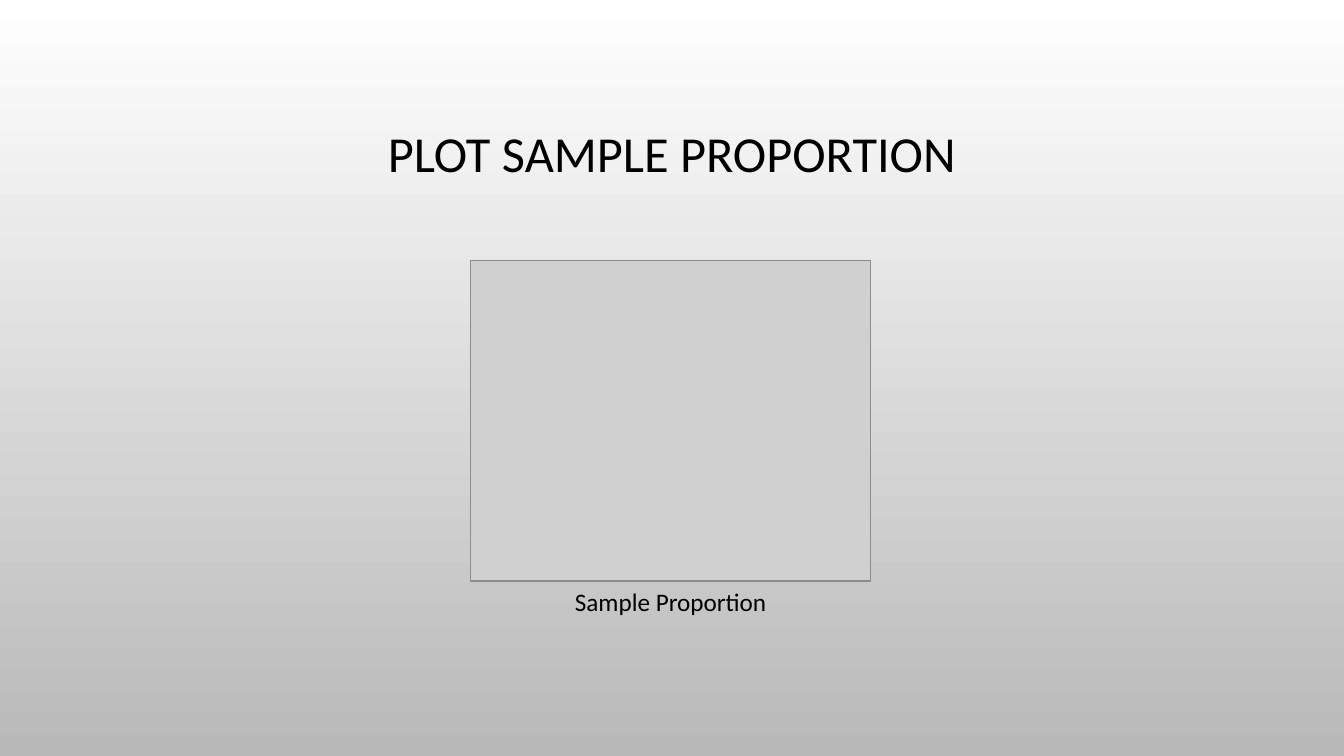
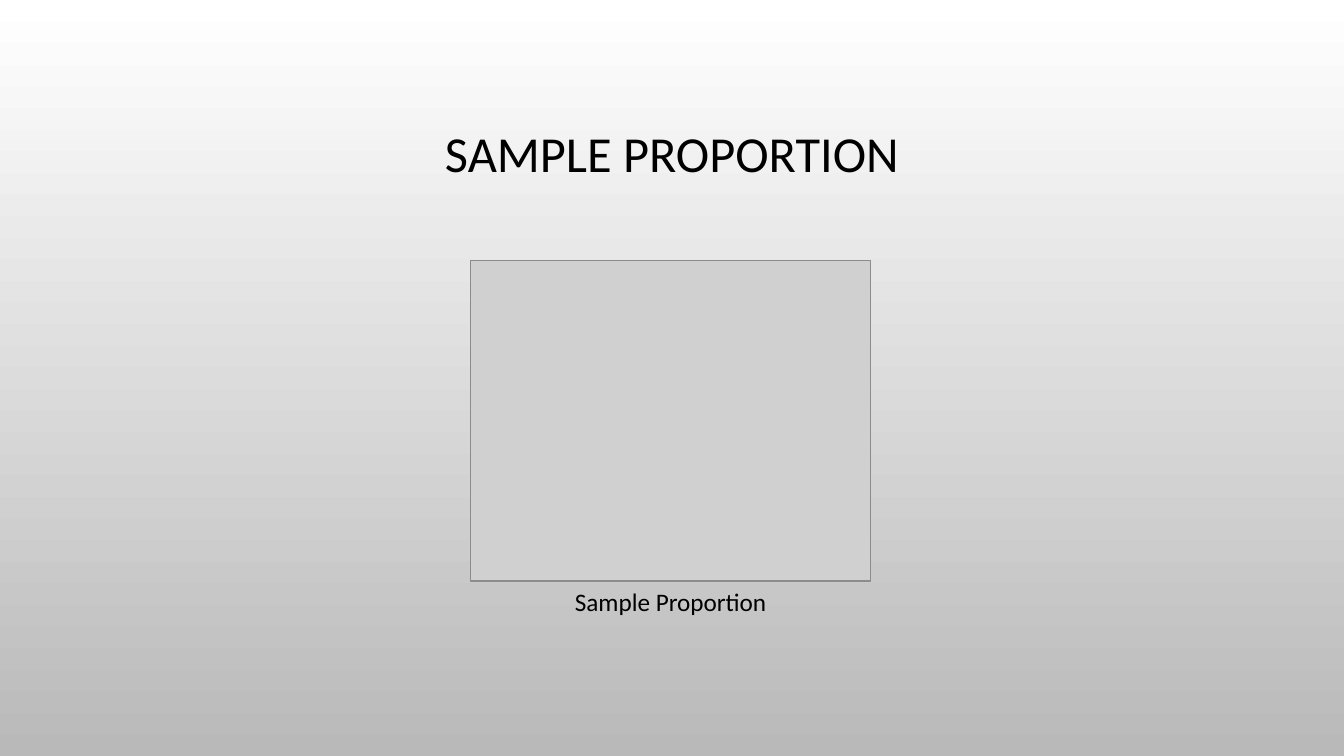
Before and after one commit to himalayahall/CUNY-DATA606, a slide deck: slide 6 of Project/Hakim-Project.pptx. Drawn at 1344x756 pixels with LibreOffice and Linux fonts; fonts in the diff are those of the drawing; grey boxes stand for pictures; background and template pictures are left out. Boxes give left, top, right and bottom in pixels: in the first picture for what was removed or moved away, otherwise in the second. Text is boxed around its words. In the diff, an @@ line names an element or a change of style, - is before the commit and + after.

```diff
--- a/Project/Hakim-Project.pptx
+++ b/Project/Hakim-Project.pptx
@@ title at (445,139,899,173): text changed @@
-PLOT SAMPLE PROPORTION
+SAMPLE PROPORTION
```
Also in this commit, not shown: 6 other slides changed, 6 slides added, 3 slides removed, 1 other file.
